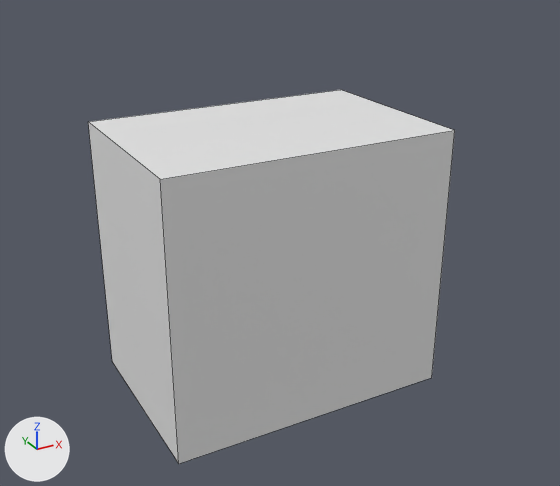
Two versions of the Blender file assets/custom/wip/office_printer.blend, one commit apart.
The view is the same before and after, from a 50 mm lens placed at (-1.29, -2.68, 1.3), pointed at (0.18, 0.0, -0.04). Lighting does not change. The marker at lower left points along +X, +Y and +Z. The older version comes first. Mesh edges are drawn as thin lines.

Script lines for the objects in view, before the commit:
```python
me_cube = bpy.data.meshes.new('Cube')
me_cube.from_pydata(...)  # a box spanning x -1.0..0.23, y -1.1..1.0, z -1.0..0.69
ob_cube = bpy.data.objects.new('Cube', me_cube)
ob_cube.location = (0.525, 0.046, 0.0)
ob_cube.scale = (1.0, 0.395, 0.683)
```
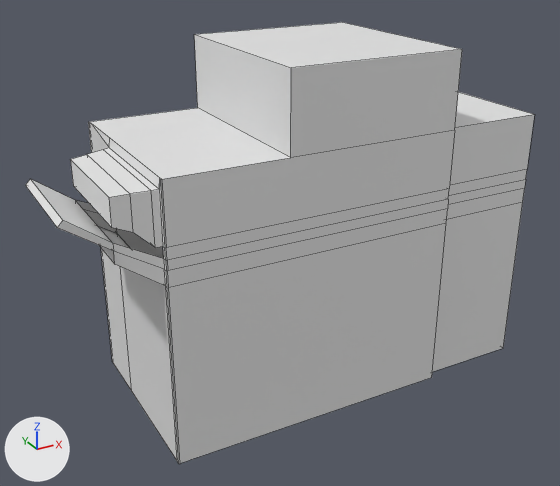
What the commit changed:
me_cube is used by ob_cube; location (0.525, 0.046, 0.0); scale (1.0, 0.395, 0.683).
me_cube had 8 vertices, 6 faces and spanned x -1.0..0.23, y -1.1..1.0, z -1.0..0.69.
me_cube now has 92 vertices, 75 faces and spans x -1.33..0.7, y -1.1..1.0, z -1.0..1.15.
Part 1, on me_cube:
6 faces are deleted.
37 vertices are added at x -1.33..0.23, y -1.1..1.0, z -1.0..1.15.
7 new vertices lie (0.0, 0.0, 1.11) away from vertices in x -1.0..0.23, y -1.1..1.0, z -1.0.
6 new vertices lie (0.47, 0.0, 0.0) away from vertices in x 0.23, y -1.01..0.86, z -1.0..0.69.
5 new vertices lie (0.0, 0.0, -0.36) away from vertices in x -1.0..0.7, y -1.1..-1.01, z 0.69.
5 new vertices lie (0.0, 0.0, -0.07) away from vertices in x -1.0..0.7, y -1.1..-1.01, z 0.33.
5 new vertices lie (0.0, 0.05, 0.0) away from vertices in x -1.0, y -1.1, z -1.0..0.69.
7 new vertices lie (0.0, 0.0, -0.06) away from vertices in x -1.0..0.7, y -1.1..-1.01, z 0.26..0.69.
5 new vertices lie (0.0, 1.35, 0.0) away from vertices in x -1.0, y -1.05, z -1.0..0.69.
7 new vertices lie (0.0, 1.19, 0.0) away from vertices in x -1.33..-1.16, y -0.96, z 0.26..0.61.
75 new faces join them.

Boxes (x1, y1, x2, y2) around the edits, measured in the pictures (560 x 486 px):
'Cube', reshaped (38% wider, 18% taller): before (88, 90, 455, 464); after (26, 22, 534, 464)
